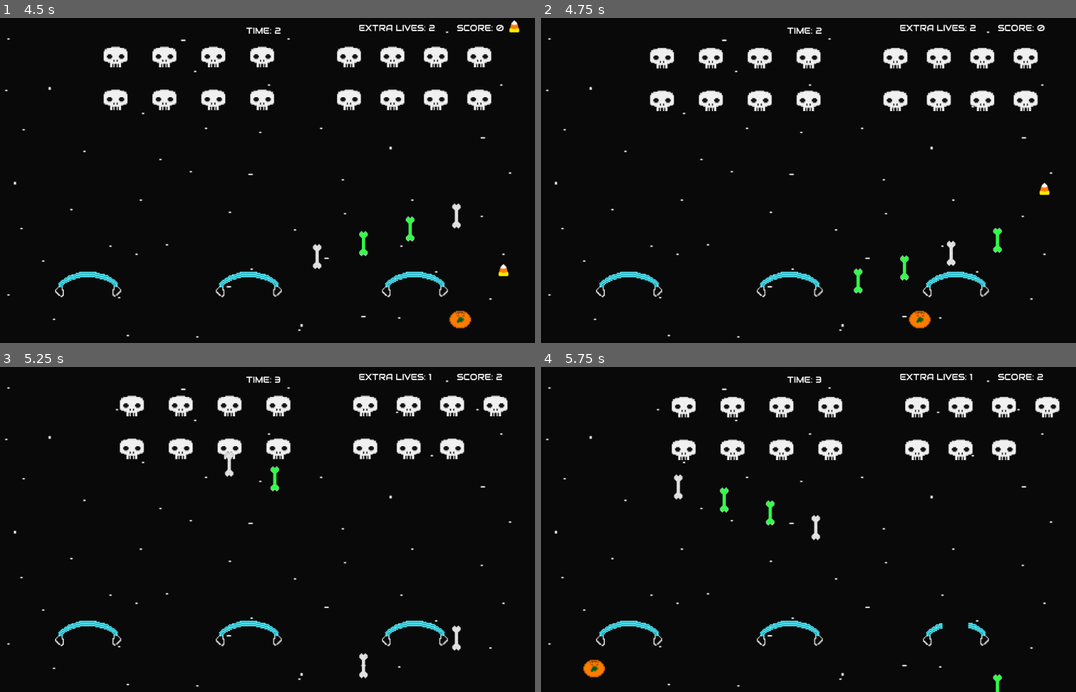
Above: before the commit, frames 1-4 (two rows, left to right).
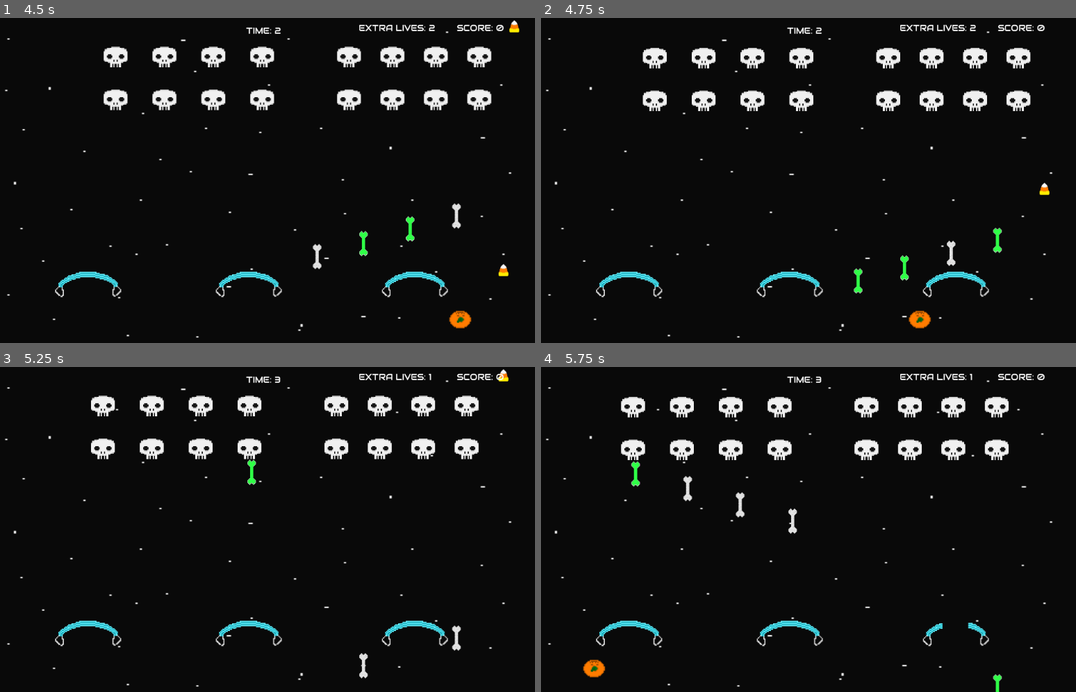
Above: after the commit, the same moments.

Repository: jdibble21/MJ-Spooky-Invaders
Game: Godot game, scene res://src/Level.tscn
Two runs of this game, one before a commit and one after it. Both use one fixed random seed, a clock stepped at 60 frames per second and the inputs below. Sound files missing from this copy of the repository are replaced by a short silence.
Inputs:
- Up to frame 1 (4.5 s): hold Right (move_right) 0.53-1.28 s; tap Space (fire) at 0.6, 1.35, 2.85, 3.6, 4.35 s; hold Escape (back_to_menu) 1.28-2 s; click "Play!" at 2 s; hold Right (move_right) 2.78-4.28 s; hold Left (move_left) from 4.28 s (still down)
- Up to frame 2 (4.75 s): keep holding Left (move_left)
- Up to frame 3 (5.25 s): keep holding Left (move_left); tap Space (fire) at 5.1 s
- Up to frame 4 (5.75 s): keep holding Left (move_left)

Frame 1 is identical in both runs. In frame 2, 3.7% of the frame differs, in the area x 18-93%, y 9-29%; in frame 3, 6.2%, in the area x 17-96%, y 0-39%; in frame 4, 4.4%.

Commit message:
Add gameover sound

Diff:
--- a/project/src/Level.gd
+++ b/project/src/Level.gd
@@ -31,7 +31,6 @@
 		queue_free()
 		get_tree().get_root().add_child(_menu_scene.instance())
 	if Input.is_action_pressed("restart"):
-
 		get_tree().reload_current_scene()
 
 
--- a/project/src/Player.gd
+++ b/project/src/Player.gd
@@ -52,12 +52,12 @@
 		$DamageSound.play()
 		lives = lives - 1
 	if lives == 0:
-		set_process(false)
 		emit_signal("player_defeated")
 		var timer = Timer.new()
 		timer.set_wait_time(0.4)
 		add_child(timer)
 		timer.start()
+		$GameOverSound.play()
 		$Sprite.hide()
 		$AnimatedSprite.show()
 		$AnimatedSprite.play("destroyed")
@@ -66,3 +66,7 @@
 
 func _on_HitBox_body_entered(body):
 	pass
+
+
+func _gameover_signal():
+	set_process(false)
--- a/project/src/Player.tscn
+++ b/project/src/Player.tscn
@@ -8,6 +8,7 @@
 [ext_resource path="res://assets/effect_animations/player_destroyed_0.png" type="Texture" id=6]
 [ext_resource path="res://assets/effect_animations/player_destroyed_2.png" type="Texture" id=7]
 [ext_resource path="res://assets/sound_assets/player_damage.ogg" type="AudioStream" id=8]
+[ext_resource path="res://assets/sound_assets/game_over_sound.ogg" type="AudioStream" id=9]
 
 [sub_resource type="CircleShape2D" id=1]
 radius = 17.0773
@@ -74,4 +75,8 @@
 [node name="DamageSound" type="AudioStreamPlayer2D" parent="."]
 stream = ExtResource( 8 )
 volume_db = 0.002
+
+[node name="GameOverSound" type="AudioStreamPlayer2D" parent="."]
+stream = ExtResource( 9 )
 [connection signal="area_entered" from="HitBox" to="." method="_on_HitBox_area_entered"]
+[connection signal="finished" from="GameOverSound" to="." method="_gameover_signal"]
--- a/project/src/SpawnPoints.gd
+++ b/project/src/SpawnPoints.gd
@@ -46,11 +46,11 @@
 		_spawn(current_pos)
 	_current_velocity = SPEED
 	_screen_edge_right = get_viewport().size.x
-	_screen_edge_left = 0
+	_screen_edge_left = -100
 
 
 func _physics_process(delta):
-	if position.x >= _screen_edge_right/3:
+	if position.x >= 100:
 		_current_velocity = -SPEED
 	if position.x <= _screen_edge_left:
 		_current_velocity = SPEED
@@ -163,3 +163,83 @@
 		timer.start()
 		yield(timer, "timeout")
 		_spawn(_spawn_eight)
+
+
+func _on_Spawn9_area_exited(area):
+	if !(area.is_in_group("player_bullet")):
+		var timer = Timer.new()
+		timer.set_wait_time(RESPAWN_DELAY)
+		add_child(timer)
+		timer.start()
+		yield(timer, "timeout")
+		_spawn(_spawn_nine)
+
+
+func _on_Spawn10_area_exited(area):
+	if !(area.is_in_group("player_bullet")):
+		var timer = Timer.new()
+		timer.set_wait_time(RESPAWN_DELAY)
+		add_child(timer)
+		timer.start()
+		yield(timer, "timeout")
+		_spawn(_spawn_ten)
+
+
+func _on_Spawn11_area_exited(area):
+	if !(area.is_in_group("player_bullet")):
+		var timer = Timer.new()
+		timer.set_wait_time(RESPAWN_DELAY)
+		add_child(timer)
+		timer.start()
+		yield(timer, "timeout")
+		_spawn(_spawn_eleven)
+
+
+func _on_Spawn12_area_exited(area):
+	if !(area.is_in_group("player_bullet")):
+		var timer = Timer.new()
+		timer.set_wait_time(RESPAWN_DELAY)
+		add_child(timer)
+		timer.start()
+		yield(timer, "timeout")
+		_spawn(_spawn_twelve)
+
+
+func _on_Spawn13_area_exited(area):
+	if !(area.is_in_group("player_bullet")):
+		var timer = Timer.new()
+		timer.set_wait_time(RESPAWN_DELAY)
+		add_child(timer)
+		timer.start()
+		yield(timer, "timeout")
+		_spawn(_spawn_thirteen)
+
+
+func _on_Spawn14_area_exited(area):
+	if !(area.is_in_group("player_bullet")):
+		var timer = Timer.new()
+		timer.set_wait_time(RESPAWN_DELAY)
+		add_child(timer)
+		timer.start()
+		yield(timer, "timeout")
+		_spawn(_spawn_fourteen)
+
+
+func _on_Spawn15_area_exited(area):
+	if !(area.is_in_group("player_bullet")):
+		var timer = Timer.new()
+		timer.set_wait_time(RESPAWN_DELAY)
+		add_child(timer)
+		timer.start()
+		yield(timer, "timeout")
+		_spawn(_spawn_fifteen)
+
+
+func _on_Spawn16_area_exited(area):
+	if !(area.is_in_group("player_bullet")):
+		var timer = Timer.new()
+		timer.set_wait_time(RESPAWN_DELAY)
+		add_child(timer)
+		timer.start()
+		yield(timer, "timeout")
+		_spawn(_spawn_sixteen)
--- a/project/src/SpawnPoints.tscn
+++ b/project/src/SpawnPoints.tscn
@@ -148,3 +148,11 @@
 [connection signal="area_exited" from="Spawn6" to="." method="_on_Spawn6_area_exited"]
 [connection signal="area_exited" from="Spawn7" to="." method="_on_Spawn7_area_exited"]
 [connection signal="area_exited" from="Spawn8" to="." method="_on_Spawn8_area_exited"]
+[connection signal="area_exited" from="Spawn9" to="." method="_on_Spawn9_area_exited"]
+[connection signal="area_exited" from="Spawn10" to="." method="_on_Spawn10_area_exited"]
+[connection signal="area_exited" from="Spawn11" to="." method="_on_Spawn11_area_exited"]
+[connection signal="area_exited" from="Spawn12" to="." method="_on_Spawn12_area_exited"]
+[connection signal="area_exited" from="Spawn13" to="." method="_on_Spawn13_area_exited"]
+[connection signal="area_exited" from="Spawn14" to="." method="_on_Spawn14_area_exited"]
+[connection signal="area_exited" from="Spawn15" to="." method="_on_Spawn15_area_exited"]
+[connection signal="area_exited" from="Spawn16" to="." method="_on_Spawn16_area_exited"]
Not shown, added: project/assets/sound_assets/game_over_sound.ogg.import
Not shown: 1 places in project/src/Player.tscn that only renumber resources
Not shown, added: project/assets/sound_assets/game_over_sound.ogg
